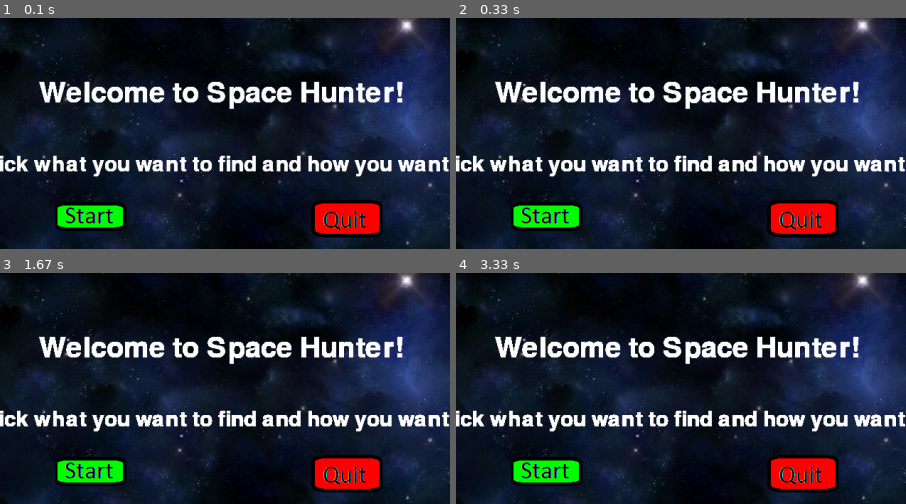
Above: before the commit, frames 1-4 (two rows, left to right).
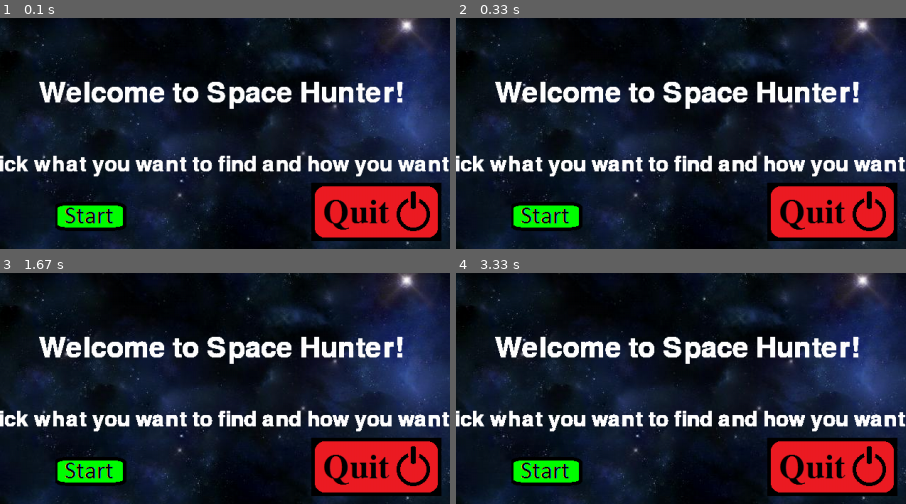
Above: after the commit, the same moments.

Repository: rockett1/GroupC2
Game: pygame game, started from final_form2/main_game.py
The game is run twice, just before and just after one commit, with the same random seed, the same clock (stepped at 60 frames per second) and the same inputs.
Inputs:
- Up to frame 1 (0.1 s): no input
- Up to frame 2 (0.33 s): no input
- Up to frame 3 (1.67 s): no input
- Up to frame 4 (3.33 s): no input
The pictures show only the part of the screen within x 25-75%, y 18-68%; the shares and areas given below are measured in that part.

The runs differ from the first frame. In frame 1, 7.0% of the frame differs, in the area x 69-99%, y 71-97%; in frame 2, 7.0%; in frame 3, 7.0%; in frame 4, 7.0%.

Commit message:
withdraw tkinter window
withdraw tkinter window

Diff:
--- a/final_form2/main_game.py
+++ b/final_form2/main_game.py
@@ -737,7 +737,9 @@
             messagebox.showerror('Error','Please tick at least one box ')
 
         else:
+            self.root.withdraw()
             self.mpg.spawn_ship()
+
 
 
 def main():
Binary file added: final_form2/qT.png
Binary file added: final_form2/qT1.png
Binary file removed: final_form2/quit.png
Binary file removed: final_form2/quit1.png
